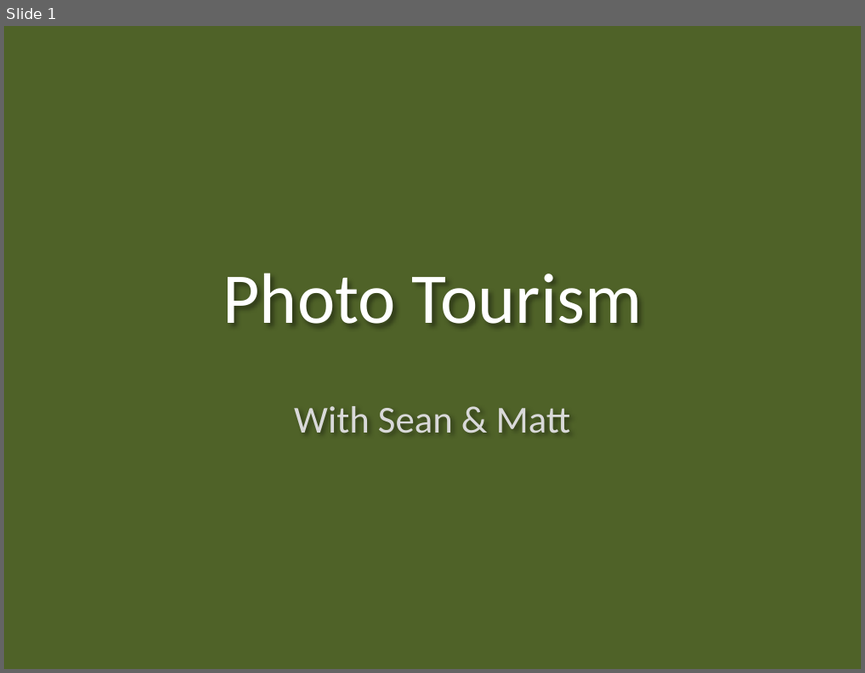
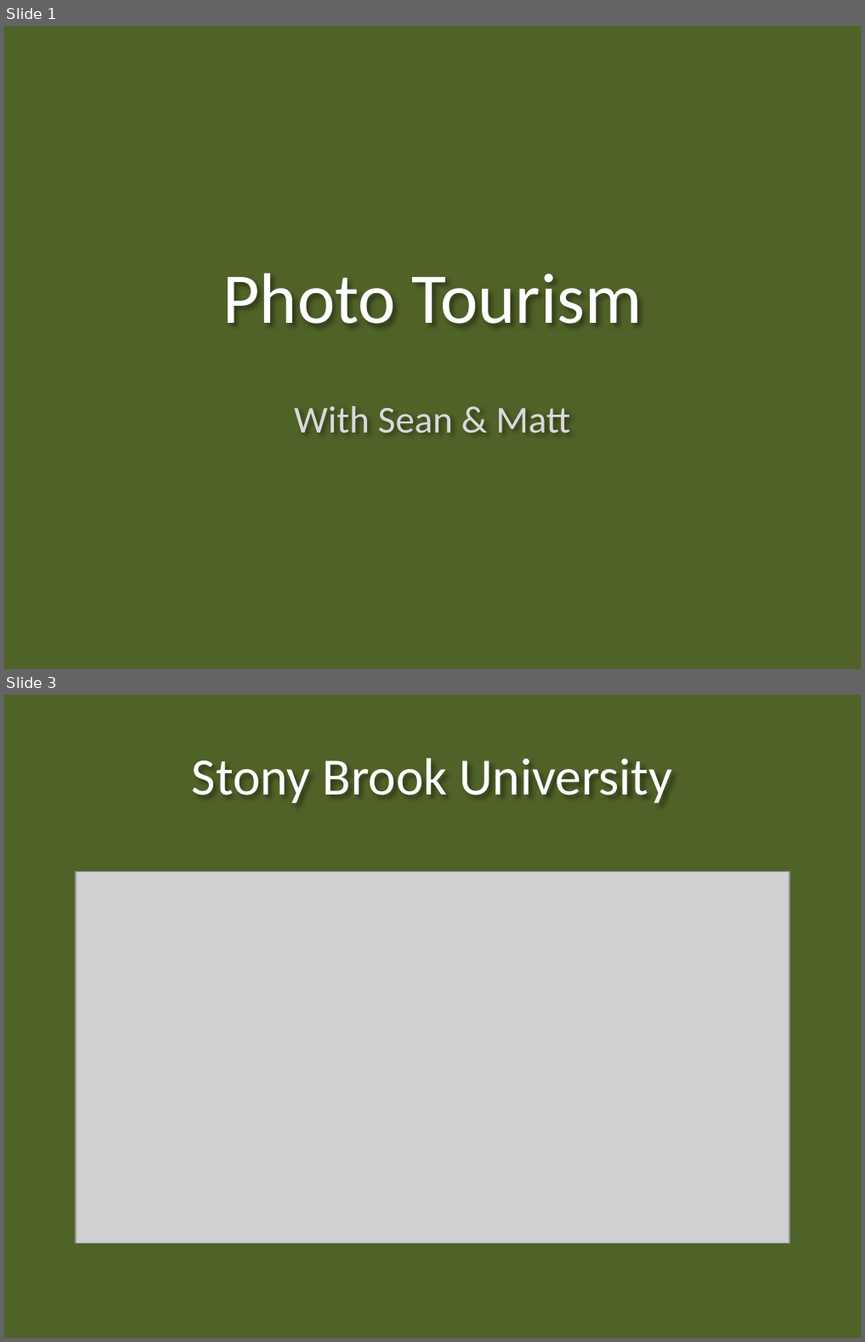
Before and after one commit to seanmunson/ComputerVisions, a slide deck: Presentation/Project Proposal Great Wall.pptx. Shown one above the other, each under a label of ours: slide 1 before the commit, slides 1 and 3 after it; the slides between them are not shown. The pictures are 865x673 and 865x1342 pixels, drawn with LibreOffice and Linux fonts; fonts in the diff are those of the drawing; grey boxes stand for pictures; background and template pictures are left out. Boxes give left, top, right and bottom in pixels: in the first picture for what was removed or moved away, otherwise in the second. Text is boxed around its words. In the diff, an @@ line names an element or a change of style, - is before the commit and + after.

Commit message:
Updated PPT & new images
Downloaded open source samples from flickr
Updated PPT for SBU presentation

```diff
--- a/Presentation/Project Proposal Great Wall.pptx
+++ b/Presentation/Project Proposal Great Wall.pptx
@@ slide 3 added at box(4, 695, 861, 1338), background #4F6228 @@
@@ title added at box(192, 758, 672, 803), 44 pt, text #FFFFFF @@
+Stony Brook University
@@ picture added at box(75, 872, 789, 1242) @@
```
Also in this commit, not shown: 2 other slides added, 21 other files.
